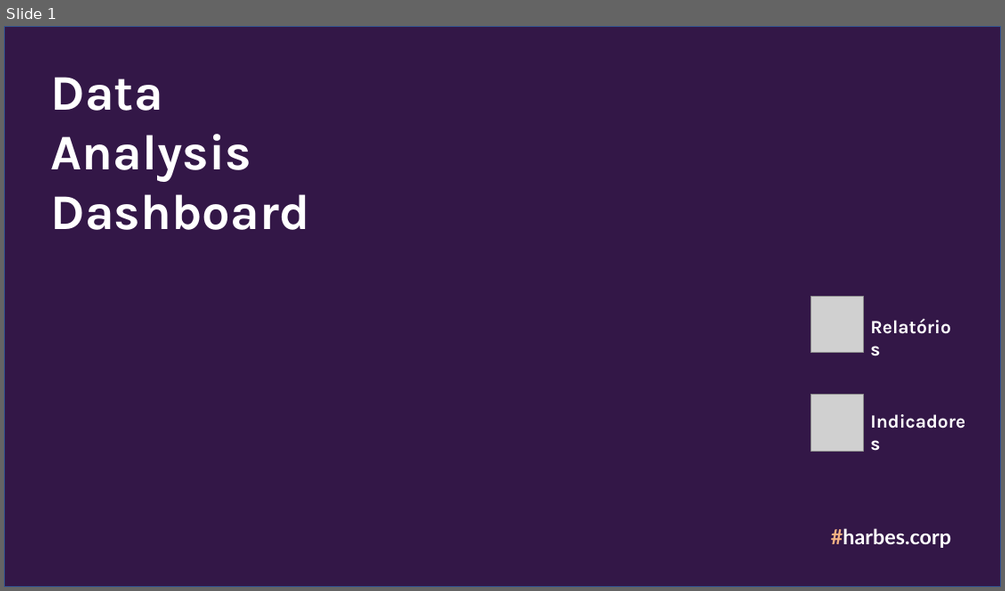
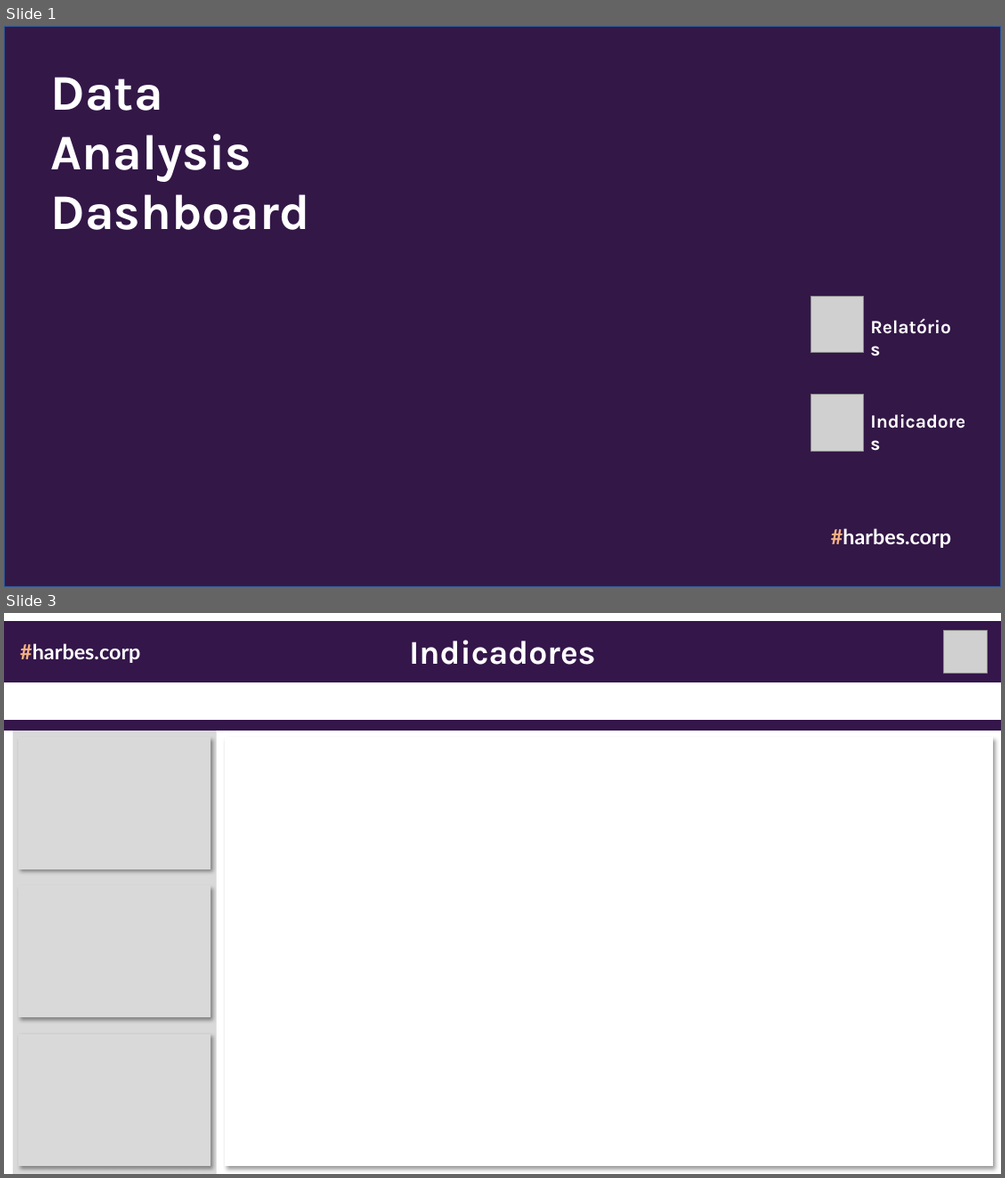
Before and after one commit to jharbes/hashtagPowerBI, a slide deck: 007-criando_relatorios_e_dashboards-parte2/menu_dashboard.pptx. Shown one above the other, each under a label of ours: slide 1 before the commit, slides 1 and 3 after it; the slides between them are not shown. The pictures are 1005x591 and 1005x1178 pixels, drawn with LibreOffice and Linux fonts; fonts in the diff are those of the drawing; grey boxes stand for pictures; background and template pictures are left out; a plain dark background stands for a picture behind light text. Boxes give left, top, right and bottom in pixels: in the first picture for what was removed or moved away, otherwise in the second. Text is boxed around its words. In the diff, an @@ line names an element or a change of style, - is before the commit and + after.

```diff
--- a/007-criando_relatorios_e_dashboards-parte2/menu_dashboard.pptx
+++ b/007-criando_relatorios_e_dashboards-parte2/menu_dashboard.pptx
@@ slide 3 added at bbox=[4, 613, 1001, 1174], background #FFFFFF @@
@@ rectangle added at bbox=[4, 621, 1001, 682], fill #34164A, outline #34164A 1 pt @@
@@ picture added at bbox=[944, 630, 987, 673] @@
@@ text added at bbox=[20, 643, 140, 663], 20 pt, text #FFFFFF, bold @@
+#harbes.corp
@@ text added at bbox=[409, 640, 596, 665], 32 pt, text #FFFFFF, bold @@
+Indicadores
@@ rectangle added at bbox=[4, 721, 1001, 730], fill #34164A, outline #34164A 1 pt @@
@@ rectangle added at bbox=[13, 730, 217, 1174], fill #D9D9D9 @@
@@ rectangle added at bbox=[19, 738, 210, 868], fill #D9D9D9, outline #D9D9D9 1 pt @@
@@ rectangle added at bbox=[226, 738, 993, 1166], fill #FFFFFF, outline #FFFFFF 1 pt @@
@@ rectangle added at bbox=[19, 886, 210, 1017], fill #D9D9D9, outline #D9D9D9 1 pt @@
@@ rectangle added at bbox=[19, 1035, 210, 1166], fill #D9D9D9, outline #D9D9D9 1 pt @@
```
Also in this commit, not shown: 1 slide changed.
